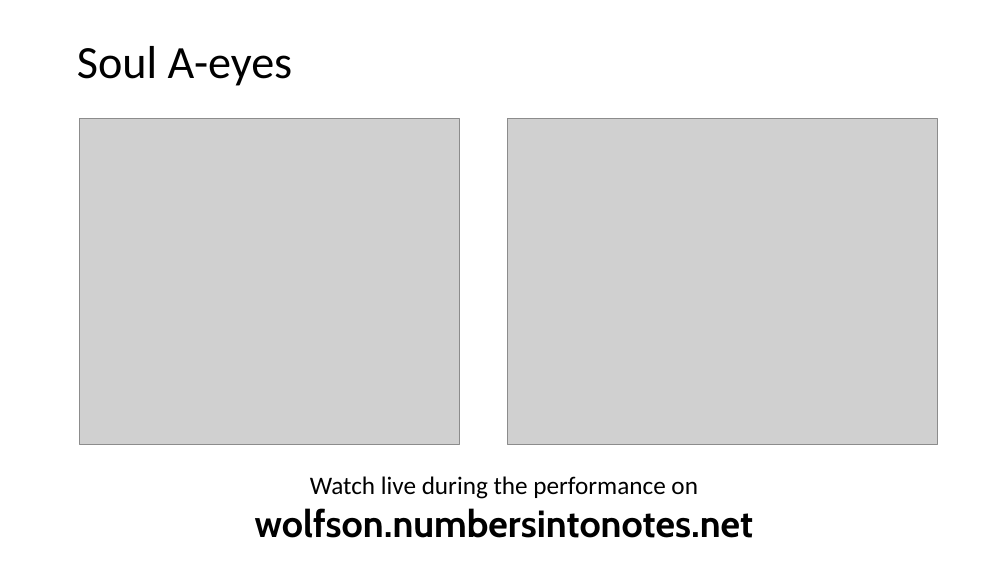
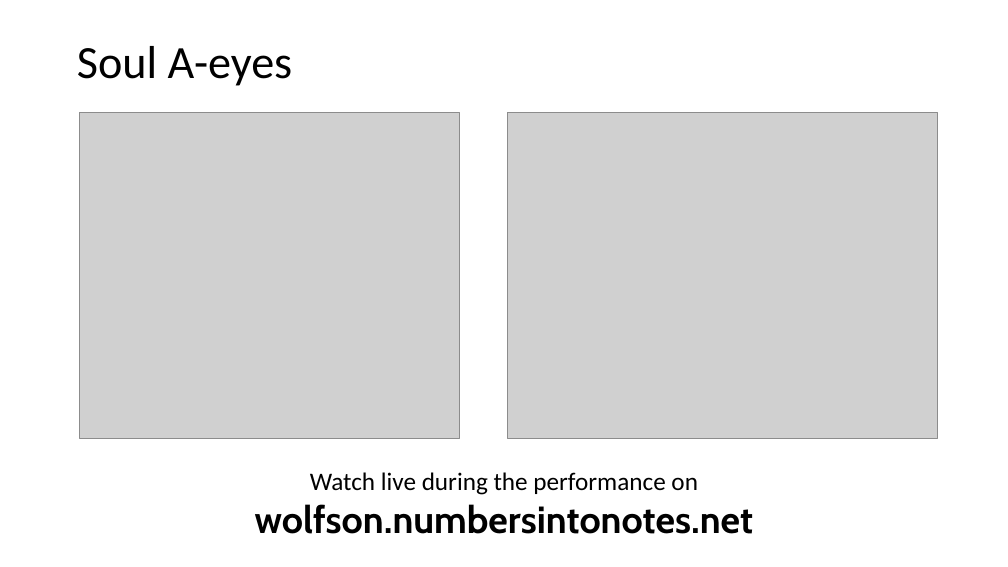
Before and after one commit to davidderoure/wolfson, a slide deck: slide 9 of docs/wolfson.pptx (slide 8 before the commit). Drawn at 1008x567 pixels with LibreOffice and Linux fonts; fonts in the diff are those of the drawing; grey boxes stand for pictures. Boxes give left, top, right and bottom in pixels: in the first picture for what was removed or moved away, otherwise in the second. Text is boxed around its words. In the diff, an @@ line names an element or a change of style, - is before the commit and + after.

```diff
--- a/docs/wolfson.pptx
+++ b/docs/wolfson.pptx
@@ 2 pictures, 1 text: place and size @@
-2 pictures, 1 text at (79, 118, 938, 538)
+2 pictures, 1 text at (79, 112, 938, 534)
```
Also in this commit, not shown: 2 other slides changed, 2 slides added, 5 other files.
